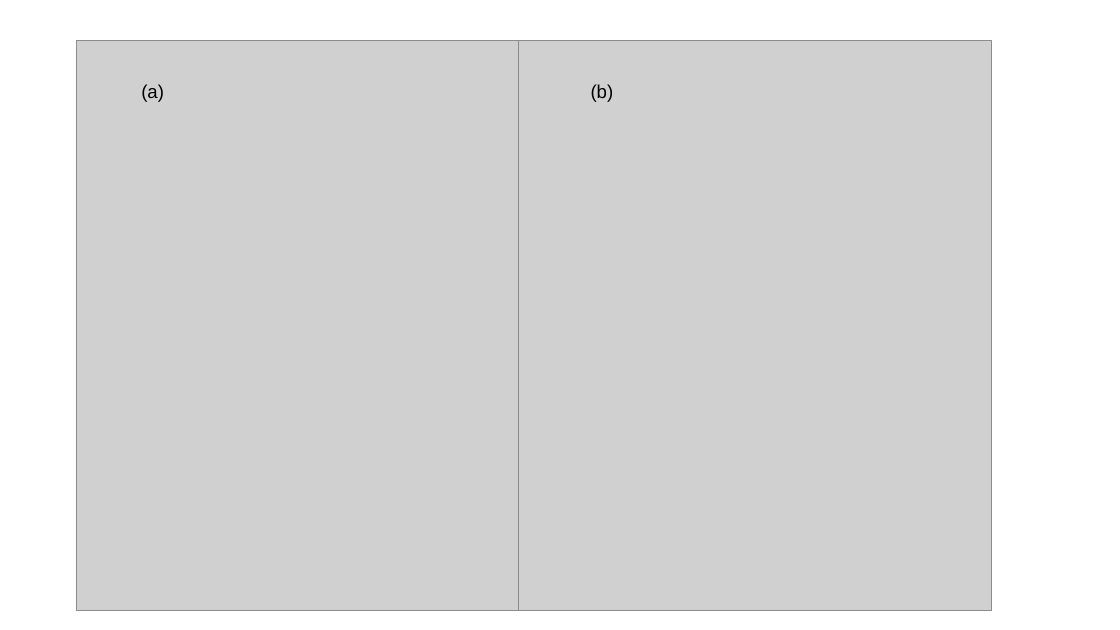
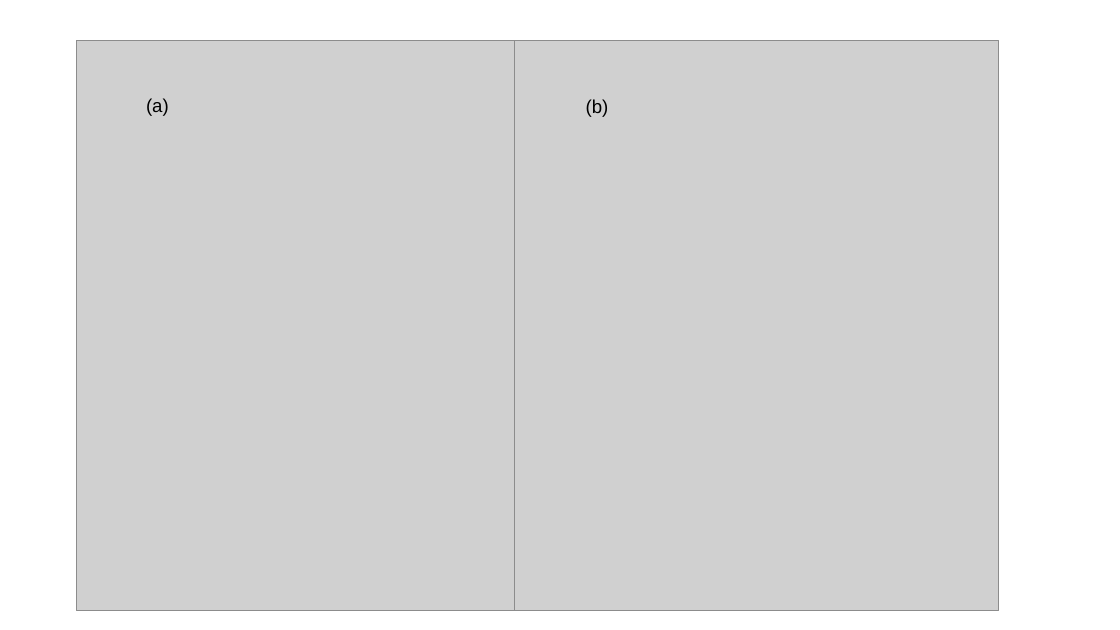
Before and after one commit to Chettanat-Pa/AsymReca_SbSe, a slide deck: slide 5 of figs/figures.pptx. Drawn at 1120x630 pixels with LibreOffice and Linux fonts; fonts in the diff are those of the drawing; grey boxes stand for pictures. Boxes give left, top, right and bottom in pixels: in the first picture for what was removed or moved away, otherwise in the second. Text is boxed around its words. In the diff, an @@ line names an element or a change of style, - is before the commit and + after.

```diff
--- a/figs/figures.pptx
+++ b/figs/figures.pptx
@@ picture: place and size @@
-picture at <box>518,40,991,611</box>
+picture at <box>515,40,999,611</box>
@@ text "(a)": place and size @@
-text "(a)" at <box>141,84,164,102</box>
+text "(a)" at <box>146,98,169,116</box>
@@ text "(b)": place and size @@
-text "(b)" at <box>591,84,614,102</box>
+text "(b)" at <box>586,99,609,117</box>
```
Also in this commit, not shown: 1 slide added, 1 slide removed, 24 other files.
